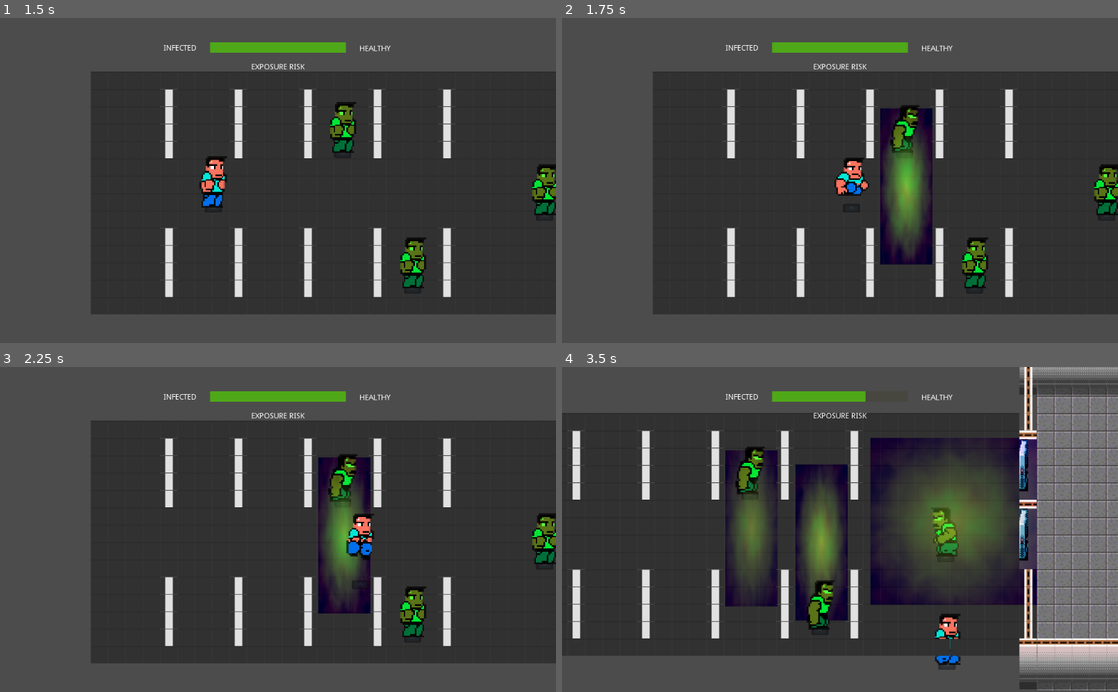
Above: before the commit, frames 1-4 (two rows, left to right).
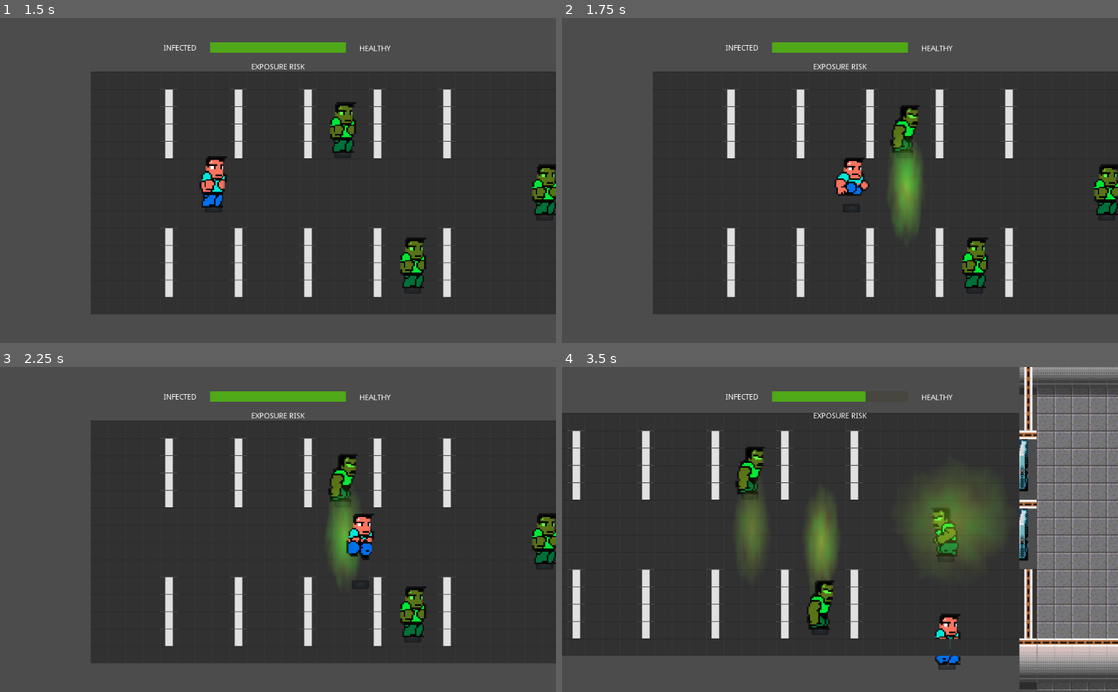
Above: after the commit, the same moments.

Repository: Bootjack/wj21-connection
Game: Godot game, scene res://MainMenu.tscn
Same seed, same stepped clock (60 frames per second), same inputs: the game is played once before the commit and once after it. The engine's default icon, where the game draws it, is replaced by a stand-in: a white triangle on a blue panel in a dark square.
Inputs (mouse positions are in pixels of both pictures, inside the frame that each line leads up to):
- Up to frame 1 (1.5 s): click "Start" at 0.5 s; tap Enter (ui_accept) at 1.25 s; move the mouse to (400, 164) at 1.27 s; hold D (right) from 1.28 s (still down); tap Shift (sprint) at 1.35 s; click (400, 164) at 1.42 s
- Up to frame 2 (1.75 s): keep holding D (right); tap Space (jump) at 1.52 s
- Up to frame 3 (2.25 s): move the mouse to (166, 545) at 2.02 s; release D (right) at 2.03 s; hold S (down) from 2.03 s (still down); tap Shift (sprint) at 2.1 s
- Up to frame 4 (3.5 s): tap Space (jump) at 2.27 s; move the mouse to (895, 458) at 2.77 s; release S (down) at 2.78 s; hold D (right) from 2.78 s (still down); tap Shift (sprint) at 2.85 s

Frame 1 is identical in both runs. In frame 2, 1.6% of the frame differs, in the area x 57-67%, y 27-76%; in frame 3, 1.4%; in frame 4, 6.0%, in the area x 29-86%, y 21-78%.

Commit message:
Fix shader purple box

Diff:
--- a/Infector.tscn
+++ b/Infector.tscn
@@ -50,7 +50,8 @@
 	float dist_from_center_y = 2.0 * abs(0.5 - pos.y);
 	float dist_from_center_x = 2.0 * abs(0.5 - pos.x);
 	float distance_from_center = sqrt((pow(dist_from_center_y, 2.0) + pow(dist_from_center_x, 2.0)));
-	float a = clamp(0.0, 1.0, 1.0 - distance_from_center - 0.5 * n);
+	float inverse_distance = 1.0 - distance_from_center - 0.5 * n;
+	float a = clamp(inverse_distance, 0.0, 1.0);
 	float r = n + 0.5 * t;
 	COLOR = vec4(r, infection_color.gb, a * strength);
 }
